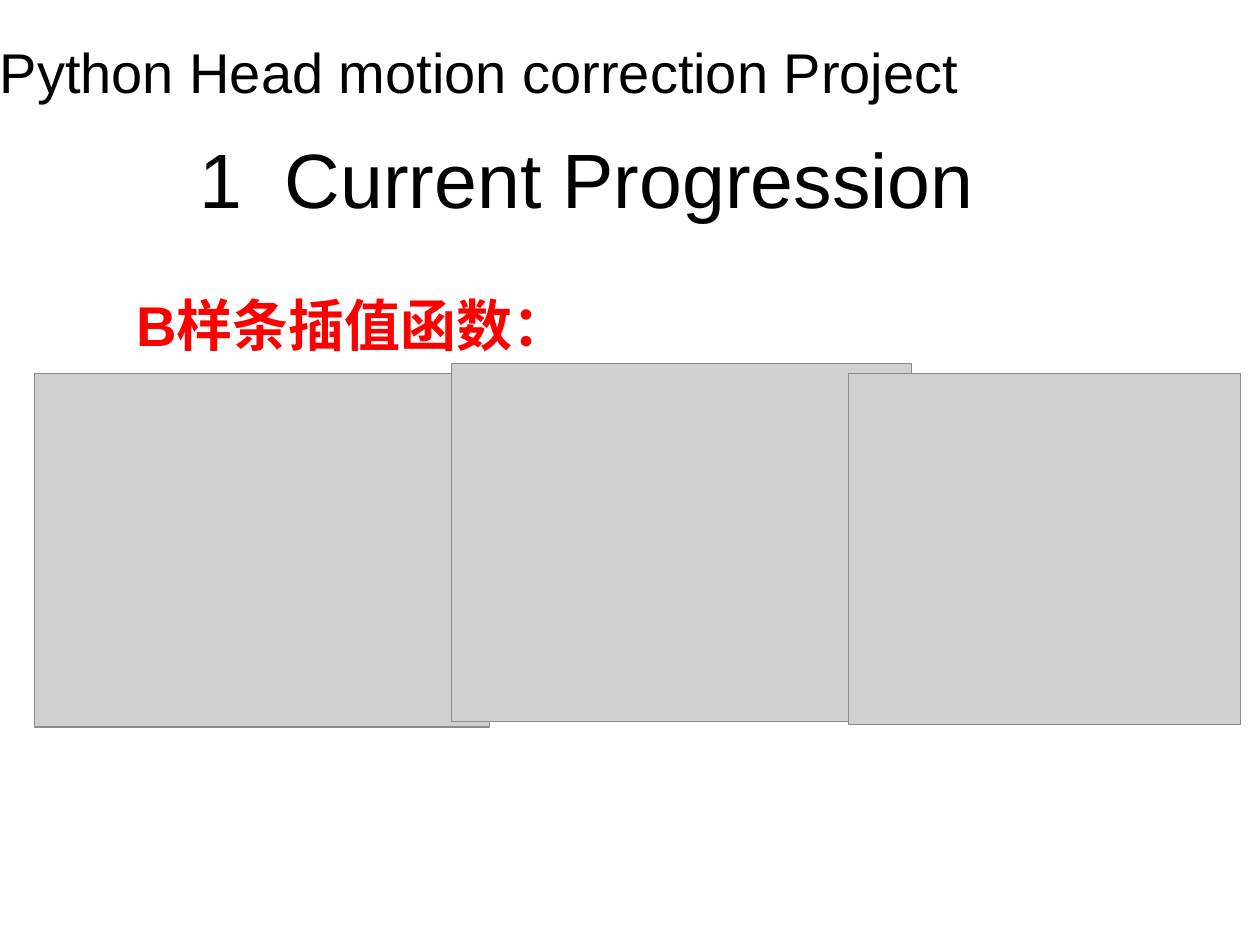
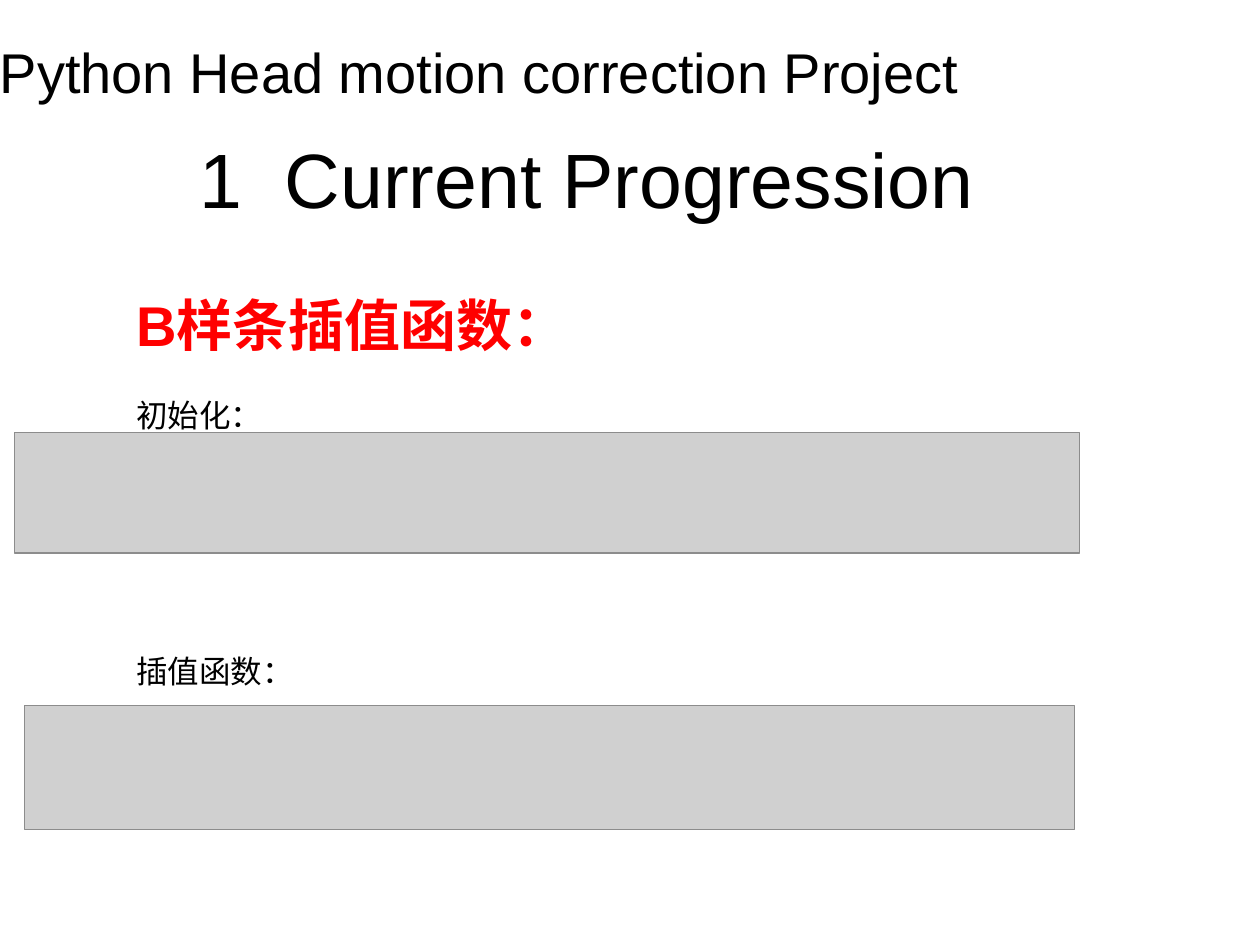
Before and after one commit to get-jiang/head-motion-correction-realign, a slide deck: slide 9 of 期中PPT.pptx. Drawn at 1260x945 pixels with LibreOffice and Linux fonts; fonts in the diff are those of the drawing; grey boxes stand for pictures; background and template pictures are left out. Boxes give left, top, right and bottom in pixels: in the first picture for what was removed or moved away, otherwise in the second. Text is boxed around its words. In the diff, an @@ line names an element or a change of style, - is before the commit and + after.

```diff
--- a/期中PPT.pptx
+++ b/期中PPT.pptx
@@ picture removed at (x1=35, y1=373, x2=490, y2=727) @@
@@ picture removed at (x1=451, y1=363, x2=911, y2=721) @@
@@ picture removed at (x1=848, y1=373, x2=1240, y2=724) @@
@@ text at (x1=136, y1=400, x2=294, y2=686): paragraphs added @@
+初始化：
+插值函数：
@@ picture added at (x1=15, y1=432, x2=1080, y2=552) @@
@@ picture added at (x1=25, y1=706, x2=1075, y2=829) @@
```
Also in this commit, not shown: 3 other slides changed, 1 slide removed.
